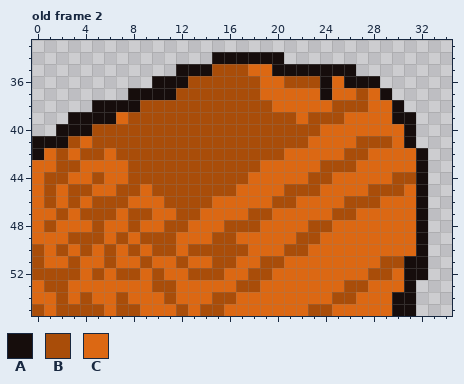
One commit to this pixel-art file: artAssets/kick0.aseprite. The picture above was drawn from the file before the commit.
56x56 pixels, 2 frames. Shown: old frame 2: x 0..34, y 33..55. The commit also changed other frames, which this record leaves out.
Palette (. is transparent): A #160d0c  B #a94d09  C #dc6813
Pixels before, old frame 2, first column x 0:
34 ...............AAAAAA............
35 ............AAABBBCCAAAAAAA......
36 ..........AAABBBBBBCCBBBACAAA....
37 ........AAAABBBBBBBCCCCCACCBCA...
38 .....AAAABBBBBBBBBBBCCCCCBBBCCA..
39 ...AAAACBBBBBBBBBBBBBBCBBBCCCCAA.
40 ..AAABBBBBBBBBBBBBBBBBBBCCCCCCCA.
41 AAABCBBBBBBBBBBBBBBBBBBCCCCBBBCA.
42 ACBCBBCBBBBBBBBBBBBBBCCCCCBBCCCCA
43 CCBBCCCCBBBBBBBBBBBCCCCCBBBCCCCCA
44 CBBCCBCCBBBBBBBBBBCCCCCBBCCCCCBBA
45 CBCBBCCBBCBBBBBBBCCCCBBBCCCCBBBCA
46 CBCBCBBBCCCBBBBCCCCCBBCCCCBBBCCCA
47 CCBCBBBCBBCCBBCCCCBBCCCCCBBCCCCCA
48 CBCCCBCCBCCBBCCCBBBCCCCBBCCCCCCCA
49 CCCBBBCBCBBBCCCBBCCCCCBBCCCCCCCCA
50 BCBCBCBCBCBBCBBBBBCCCBBCCCCCCCCCA
51 BCCBCCBCCBCCBCCBBCCBBCCCCCCCCBBAA
52 BBBBCBCBBCBCCBBBCCBBCCCCCCCCBBCAA
53 CBBCCCCCCCBBCCCCCBBCCCCCCCBBCCCA.
54 CCBCBCCBCCCBCCCBBCCCCCCCCBBCCCAA.
55 BCBBBBCBBCCCBCBBCCCCCCCBBCCCCCAA.
Now the later version:
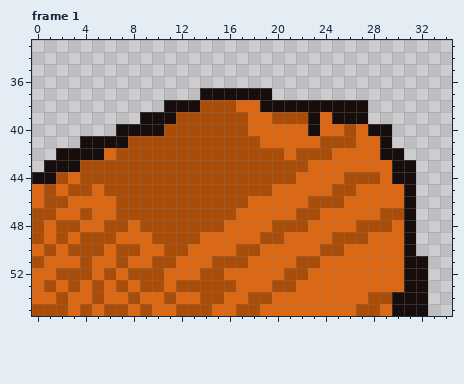
A new or re-ordered frame is compared with the old frame closest to it.
Log entry: punch anim to match the kick
Edits made:
frames 2 -> 3
Changed rows in their new state; - is an unchanged pixel.
Frame 1 is new; against old frame 2:
first column x 0:
34 ---------------......------------
35 ------------...............------
36 ----------...................----
37 --------......AAAAAA..........---
38 -----......AAA---CCAAAAAAAAA...--
39 ---......AAA------CC--BACAAA....-
40 --.....AAAA-------CCCCCA--B-AA..-
41 ....AAAA-----------CCCC-BBBCCA..-
42 ..AAAA----------------BBB-CC-AA..
43 .AAABBBB-----------BBBB-CCC---AA.
44 AA--B-BB----------BBBB-CC-BBB-AA.
45 ------B--B-------BBB-CCC-BB-CCCA.
46 --BC-CC-BBB----BBB--CC-BBBCCC--A.
47 BBC--CCB--BB--BBB-CC--BB-CC--BBA.
48 BCBB-CBBCBB--BBBCCC-BBBCC--BBB-A.
49 B-BC--BC-C--BB-CC--BB-CC-BBB---A.
50 CBCB-BCB--C-BCCCC-B--CC-BB-----A.
51 ---CB-CB-CBBC----B-CC-BB-----CC--
52 CC--BCBC-B---C----CC-BB-----CC---
53 --CB-B-B-B-CBBBBBCC-BB----CC----A
54 ----CB-CB-----B-C-BB-----CC-BB--A
55 -B-C-CB-CB---B-C-BB----CC--BB---A
